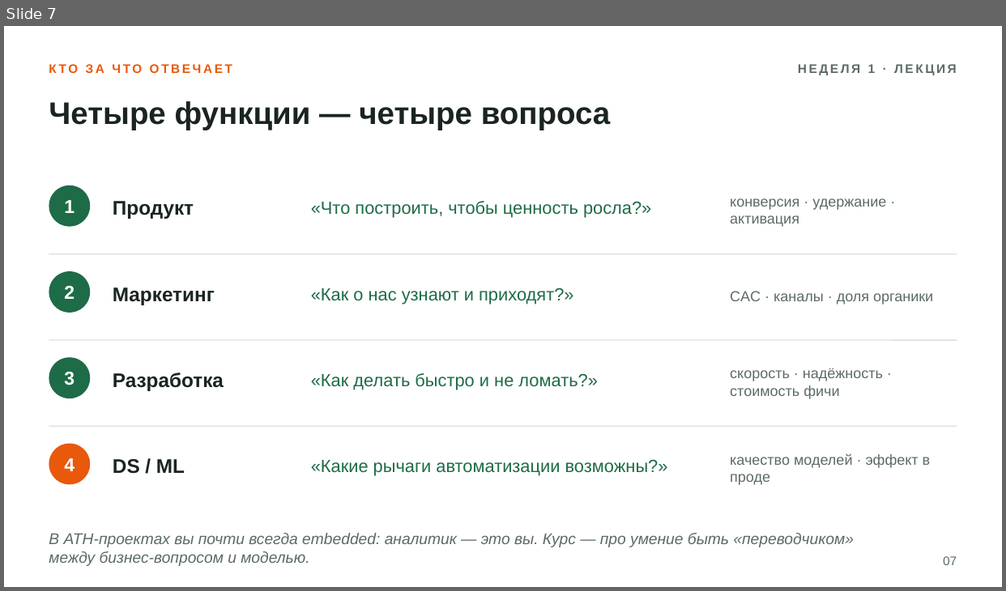
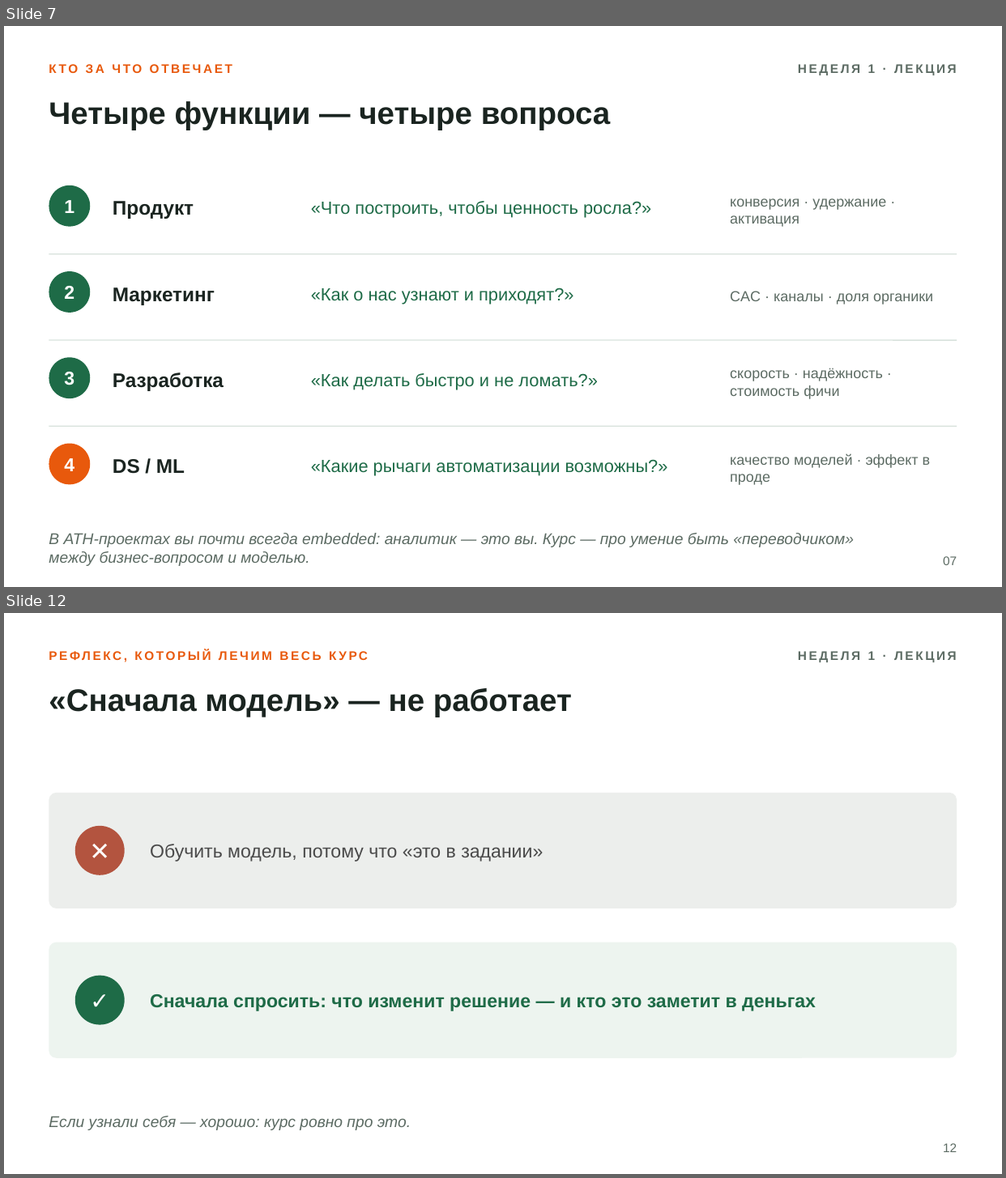
Before and after one commit to gavnukkk97/itmo-product-analytics, a slide deck: неделя-01/лекция-01.pptx. Shown one above the other, each under a label of ours: slide 7 before the commit, slides 7 and 12 after it; the slides between them are not shown. The pictures are 1006x591 and 1006x1178 pixels, drawn with LibreOffice and Linux fonts; fonts in the diff are those of the drawing. Boxes give left, top, right and bottom in pixels: in the first picture for what was removed or moved away, otherwise in the second. Text is boxed around its words. In the diff, an @@ line names an element or a change of style, - is before the commit and + after.

Commit message:
Пилот мем-слайдов: чатик заявок, дрейк «сначала модель», ожидание/реальность (лекция 1, 18 слайдов)

```diff
--- a/неделя-01/лекция-01.pptx
+++ b/неделя-01/лекция-01.pptx
@@ slide 12 added at (x1=4, y1=613, x2=1002, y2=1174), background #FFFFFF @@
@@ text added at (x1=798, y1=651, x2=957, y2=662), 12 pt, text #5C6B63, bold @@
+НЕДЕЛЯ 1 · ЛЕКЦИЯ
@@ text added at (x1=49, y1=688, x2=572, y2=717), 30 pt, text #1A2420, bold @@
+«Сначала модель» — не работает
@@ rounded rectangle added at (x1=49, y1=793, x2=957, y2=909), fill #ECEEEC @@
@@ ellipse added at (x1=75, y1=826, x2=125, y2=875), fill #B3543F @@
@@ text added at (x1=75, y1=826, x2=125, y2=875), 24 pt, text #FFFFFF, bold @@
+✕
@@ text added at (x1=150, y1=844, x2=543, y2=862), 18 pt, text #4A4A4A @@
+Обучить модель, потому что «это в задании»
@@ rounded rectangle added at (x1=49, y1=943, x2=957, y2=1059), fill #EDF4EF @@
@@ ellipse added at (x1=75, y1=975, x2=125, y2=1024), fill #1E6B47 @@
@@ text added at (x1=75, y1=975, x2=125, y2=1024), 22 pt, text #FFFFFF, bold @@
+✓
@@ text added at (x1=150, y1=995, x2=816, y2=1012), 18 pt, text #1E6B47, bold @@
+Сначала спросить: что изменит решение — и кто это заметит в деньгах
@@ text added at (x1=49, y1=1116, x2=411, y2=1131), 15 pt, text #5C6B63, italic @@
+Если узнали себя — хорошо: курс ровно про это.
@@ text added at (x1=264, y1=1118, x2=296, y2=1131), 12 pt, text #E8590C, bold @@
+РЕФЛЕКС, КОТОРЫЙ ЛЕЧИМ ВЕСЬ КУРС
@@ text added at (x1=943, y1=1144, x2=957, y2=1152), 12 pt, text #5C6B63 @@
+12
```
Also in this commit, not shown: 9 slides changed, 2 other slides added, 2 other files.
